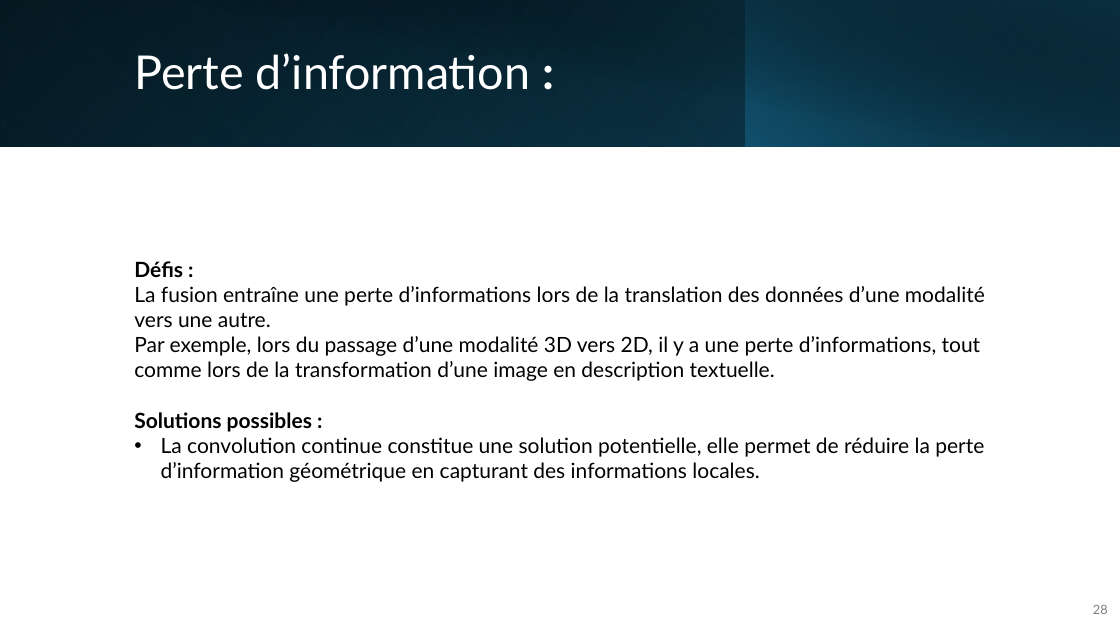
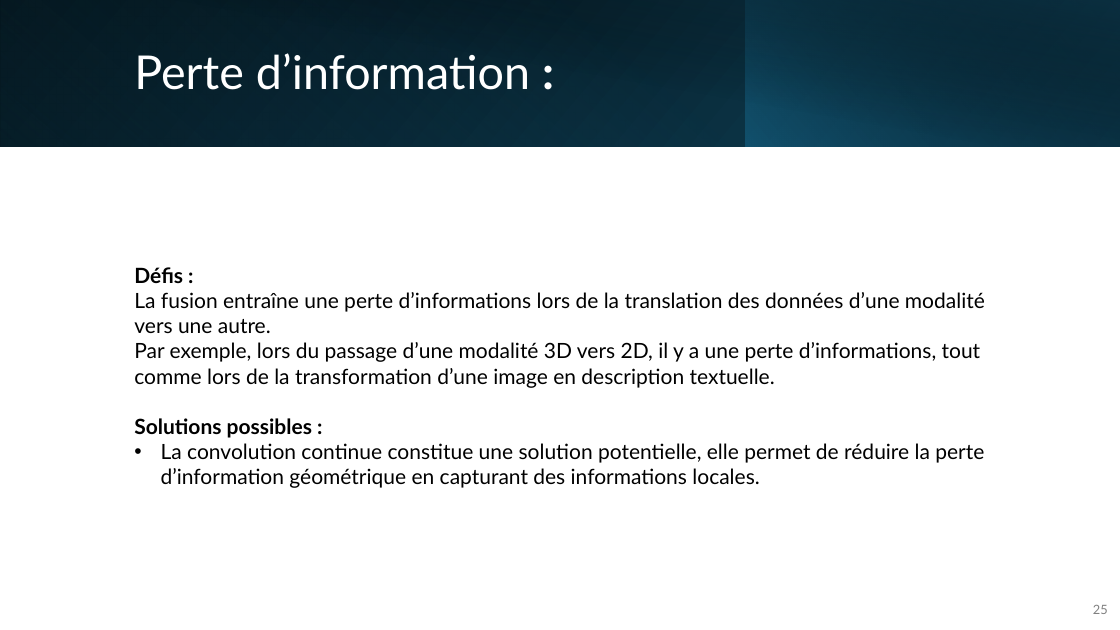
Before and after one commit to IzowRM/Stage-Cetic, a slide deck: slide 25 of Doc Slide/Presentation_du_27_01.pptx (slide 28 before the commit). Drawn at 1120x630 pixels with LibreOffice and Linux fonts; fonts in the diff are those of the drawing. Boxes give left, top, right and bottom in pixels: in the first picture for what was removed or moved away, otherwise in the second. Text is boxed around its words. In the diff, an @@ line names an element or a change of style, - is before the commit and + after.

```diff
--- a/Doc Slide/Presentation_du_27_01.pptx
+++ b/Doc Slide/Presentation_du_27_01.pptx
@@ text "Défis : La fusion entraîne ...": place and size @@
-text "Défis : La fusion entraîne ..." at (134,261,985,482)
+text "Défis : La fusion entraîne ..." at (134,267,985,488)
@@ page number at (1093,605,1108,614): text changed @@
-28
+25
```
Also in this commit, not shown: 8 other slides changed, 3 slides added, 6 slides removed, 5 other files.
